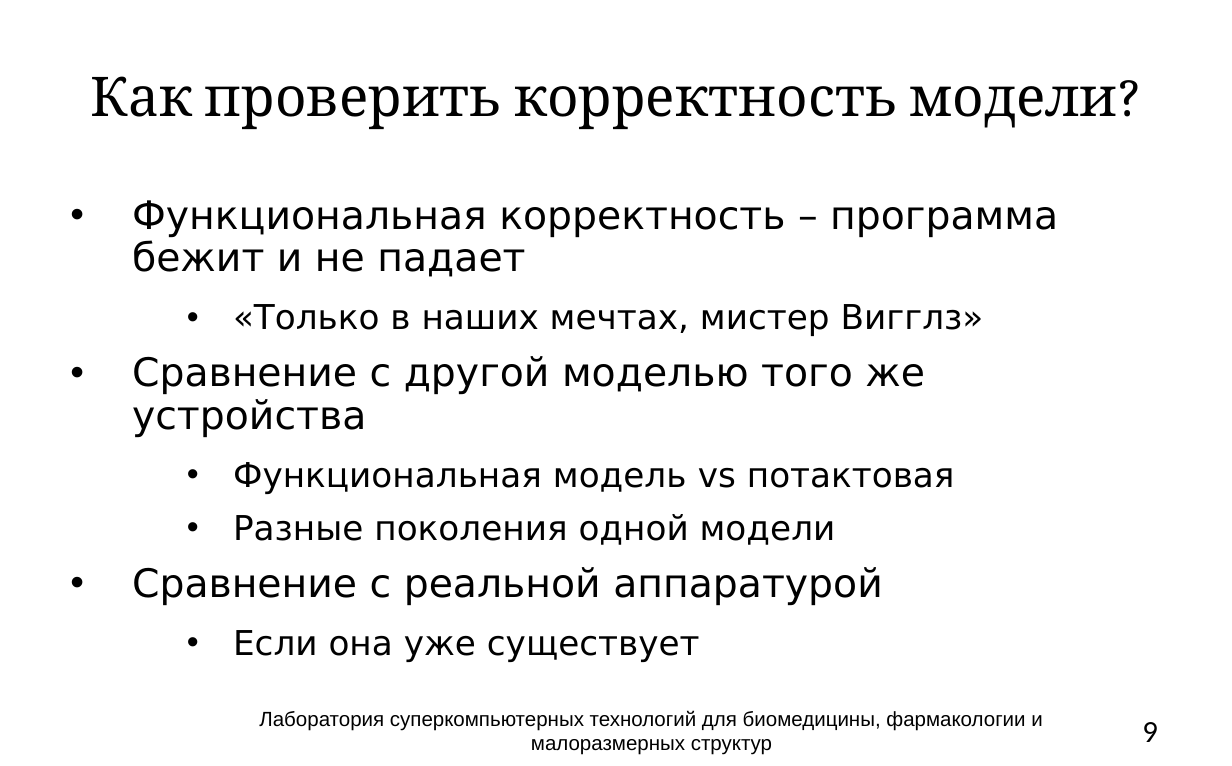
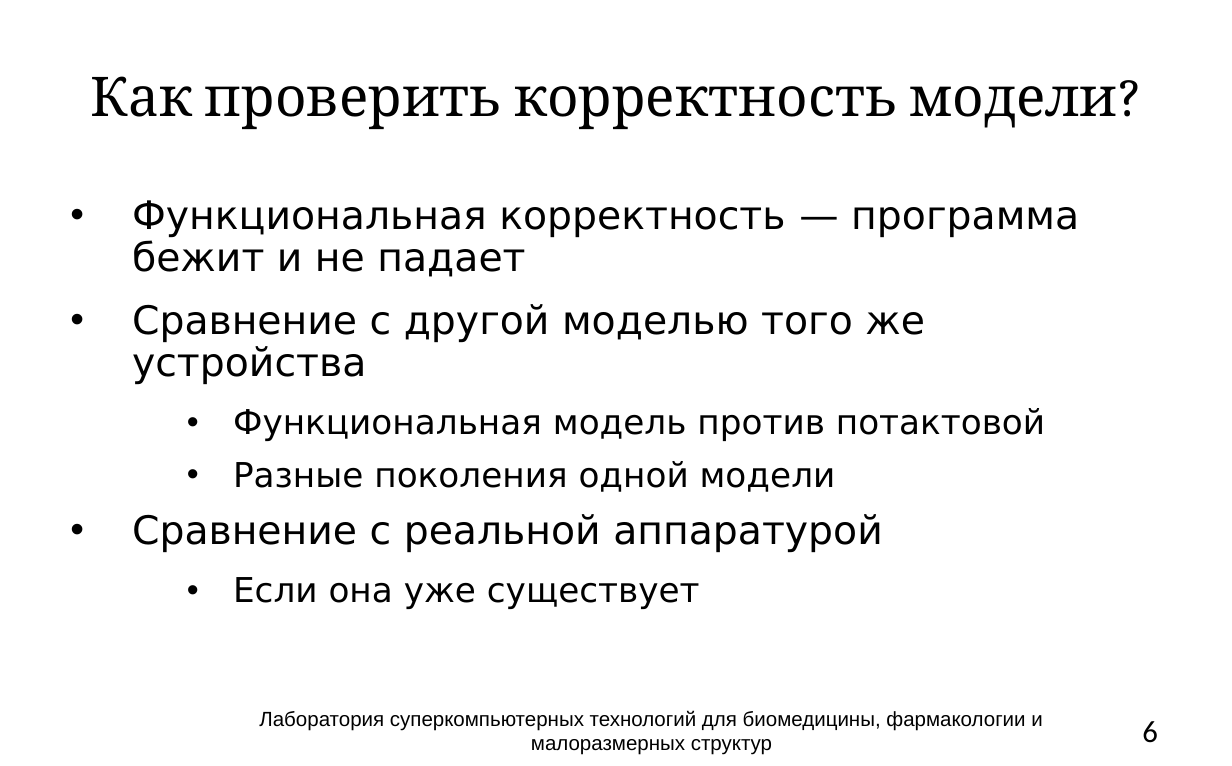
Before and after one commit to atakua/simlectures-archive, a slide deck: slide 6 of lecture02-what-to-simulate/lecture02-common-questions.pptx (slide 9 before the commit). Drawn at 1232x766 pixels with LibreOffice and Linux fonts; fonts in the diff are those of the drawing; background and template pictures are left out. Boxes give left, top, right and bottom in pixels: in the first picture for what was removed or moved away, otherwise in the second. Text is boxed around its words. In the diff, an @@ line names an element or a change of style, - is before the commit and + after.

```diff
--- a/lecture02-what-to-simulate/lecture02-common-questions.pptx
+++ b/lecture02-what-to-simulate/lecture02-common-questions.pptx
@@ text at (x1=132, y1=200, x2=1079, y2=277): text changed @@
-• Функциональная корректность – программа бежит и не падает
-  • «Только в наших мечтах, мистер Вигглз»
+• Функциональная корректность — программа бежит и не падает
@@ text at (x1=233, y1=408, x2=1045, y2=441): text changed @@
-  • Функциональная модель vs потактовая
+  • Функциональная модель против потактовой
@@ page number at (x1=1142, y1=721, x2=1158, y2=743): text changed @@
-9
+6
```
Also in this commit, not shown: 15 other slides changed, 1 slide added, 4 slides removed, 1 other file.
